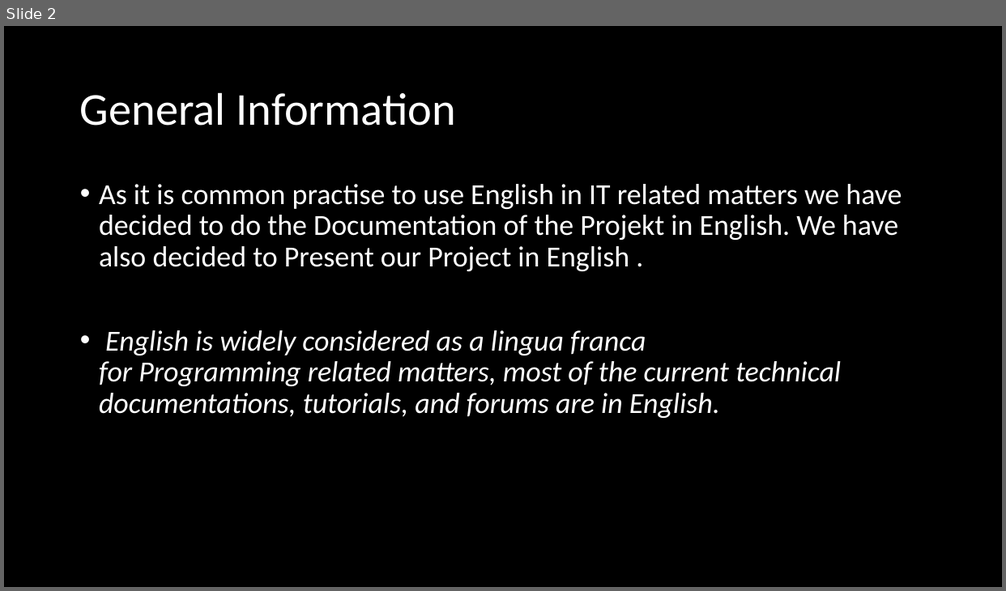
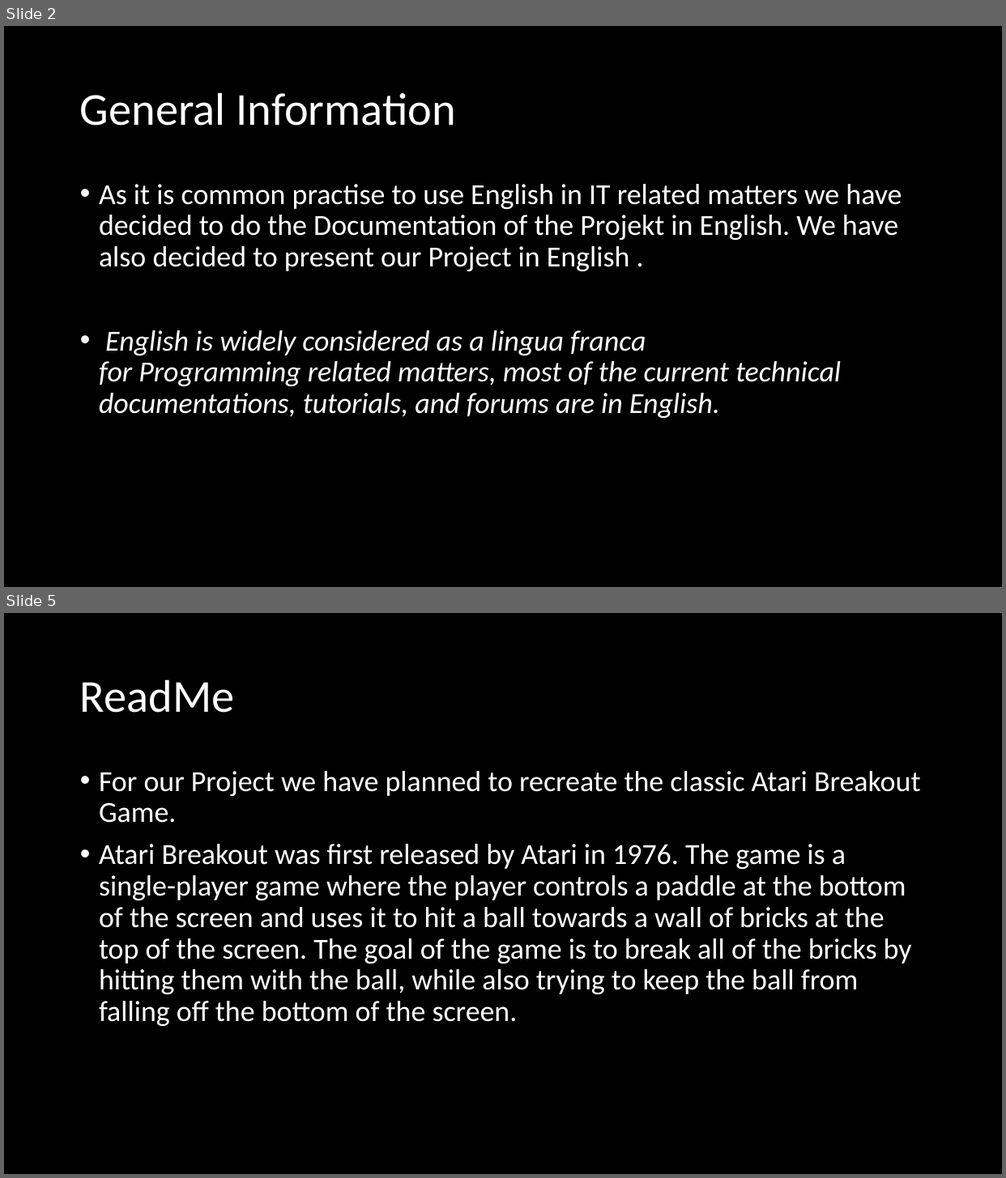
Before and after one commit to BBZ-InformatikGrundlagen/AtariBreakout, a slide deck: Presentation/AtariBreakout_Presentation.pptx. Shown one above the other, each under a label of ours: slide 2 before the commit, slides 2 and 5 after it; the slides between them are not shown. The pictures are 1006x591 and 1006x1178 pixels, drawn with LibreOffice and Linux fonts; fonts in the diff are those of the drawing. Boxes give left, top, right and bottom in pixels: in the first picture for what was removed or moved away, otherwise in the second. Text is boxed around its words. In the diff, an @@ line names an element or a change of style, - is before the commit and + after.

```diff
--- a/Presentation/AtariBreakout_Presentation.pptx
+++ b/Presentation/AtariBreakout_Presentation.pptx
@@ slide 5 added at [4,613,1002,1174], background #000000 @@
@@ title added at [80,679,235,713], 44 pt, text #FFFFFF @@
+ReadMe
@@ text added at [99,771,920,1026], 28 pt, text #FFFFFF @@
+• For our Project we have planned to recreate the classic Atari Breakout Game.
+• Atari Breakout was first released by Atari in 1976. The game is a single-player game where the player controls a paddle at the bottom of the screen and uses it to hit a ball towards a wall of bricks at the top of the screen. The goal of the game is to break all of the bricks by hitting them with the ball, while also trying to keep the ball from falling off the bottom of the screen.
@@ slide 2 changed as well @@
@@ text at [99,184,901,271]: text changed @@
-• As it is common practise to use English in IT related matters we have decided to do the Documentation of the Projekt in English. We have also decided to Present our Project in English .
+• As it is common practise to use English in IT related matters we have decided to do the Documentation of the Projekt in English. We have also decided to present our Project in English .
```
Also in this commit, not shown: 1 other slide changed, 13 other slides added, 8 slides removed.
